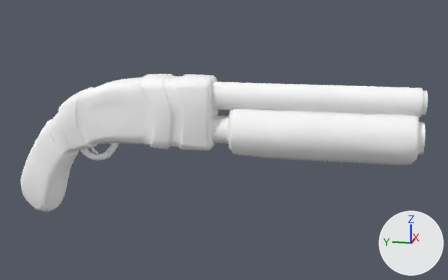
The FBX model Assets/Models/Weapon/Shotgun/Shotgun.fbx: old version first, new version second.
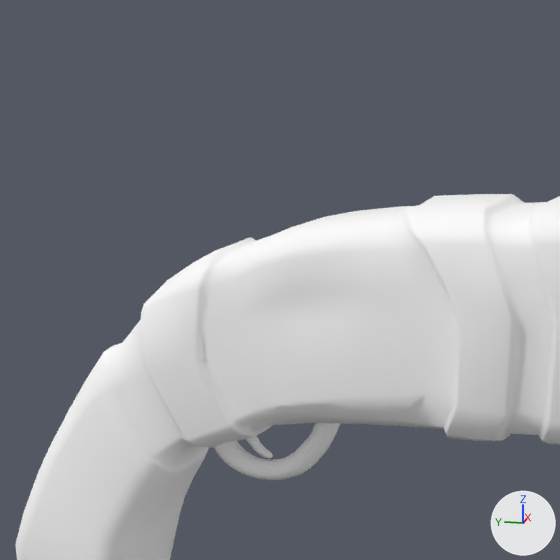
There are two pictures of each version: one whole from a 50 mm camera at (-0.63, -0.141, 0.252) aimed at (0.006, -0.014, 0.093), one close up on the part from 4% to 41% of the width and 5% to 66% of the height. Every picture has the same lights, and +X, +Y and +Z are marked at lower right. Where no turn or scale is listed for an object, it has been applied to the vertices.

Script lines for the objects in view, before the commit:
```python
me_mesh = bpy.data.meshes.new('Mesh')
me_mesh.from_pydata(...)  # 2351 vertices, 2303 faces; spans x -0.03..0.03, y -0.407..0.03, z -0.056..0.105
me_mesh.materials.append(mat_pompa)  # its picture is missing
ob_shotgun = bpy.data.objects.new('Shotgun', me_mesh)
ob_shotgun.location = (0.0, 0.1895, 0.057)
```
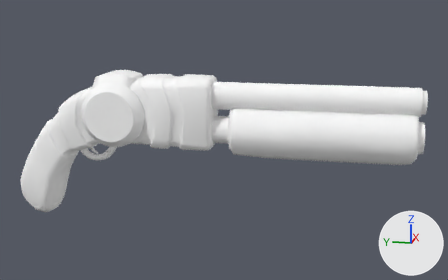
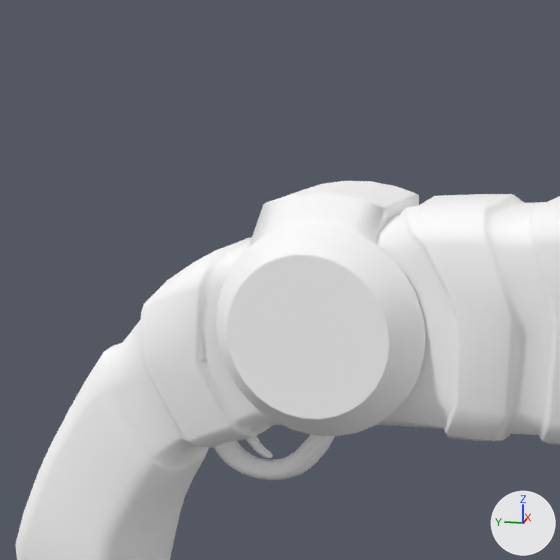
Where the newer file only moved an object's origin or applied its transform, the numbers keep the older frame.

Location of each change, [x1, y1, x2, y2] in pixels of the close-ups (560 x 560 px):
'Shotgun', reshaped
    before: [15, 194, 560, 560]
    after: [15, 181, 560, 560]
part 1 of me_mesh, added
    after: [216, 181, 426, 436]

Edits to the bpy script that builds the scene:
```text
Change me_mesh:
    used by ob_shotgun; location = (0.0, 0.1895, 0.057)
    remove me_mesh.from_pydata(...)  # 2351 vertices, 2303 faces; spans x -0.03..0.03, y -0.407..0.03, z -0.056..0.105
    add me_mesh.from_pydata(...)  # 2831 vertices, 2757 faces; spans x -0.035..0.035, y -0.407..0.03, z -0.056..0.107
    me_mesh part 1: a new loose piece of 480 vertices spanning x -0.035..0.035, y -0.125..-0.055, z 0.03..0.107, in mat_pompa (its picture is missing)
```
